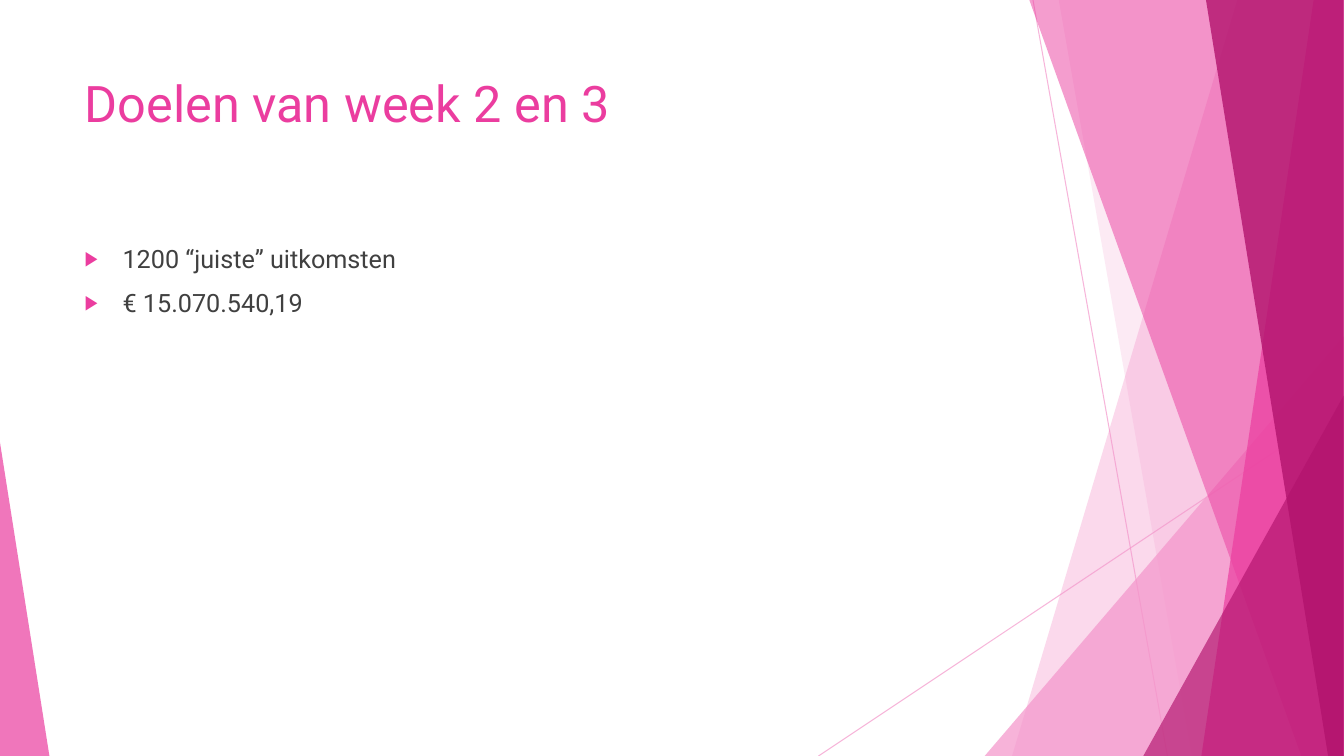
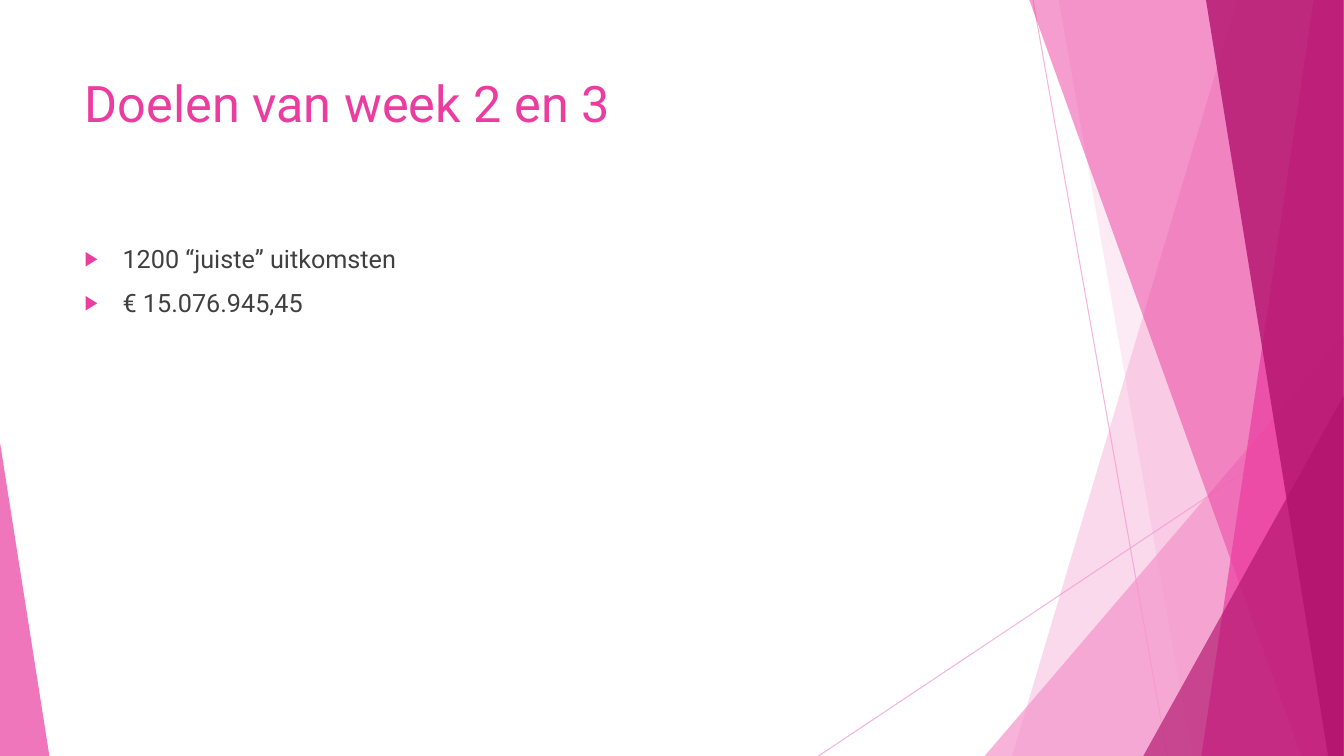
Before and after one commit to corne12345/Lekker-oke-, a slide deck: slide 8 of powerpoints/Amstelhaege PP 2.pptx. Drawn at 1344x756 pixels with LibreOffice and Linux fonts; fonts in the diff are those of the drawing. Boxes give left, top, right and bottom in pixels: in the first picture for what was removed or moved away, otherwise in the second. Text is boxed around its words. In the diff, an @@ line names an element or a change of style, - is before the commit and + after.

Commit message:
changes

```diff
--- a/powerpoints/Amstelhaege PP 2.pptx
+++ b/powerpoints/Amstelhaege PP 2.pptx
@@ text at <box>143,294,303,316</box>: text changed @@
-▶ € 15.070.540,19
+▶ € 15.076.945,45
```
